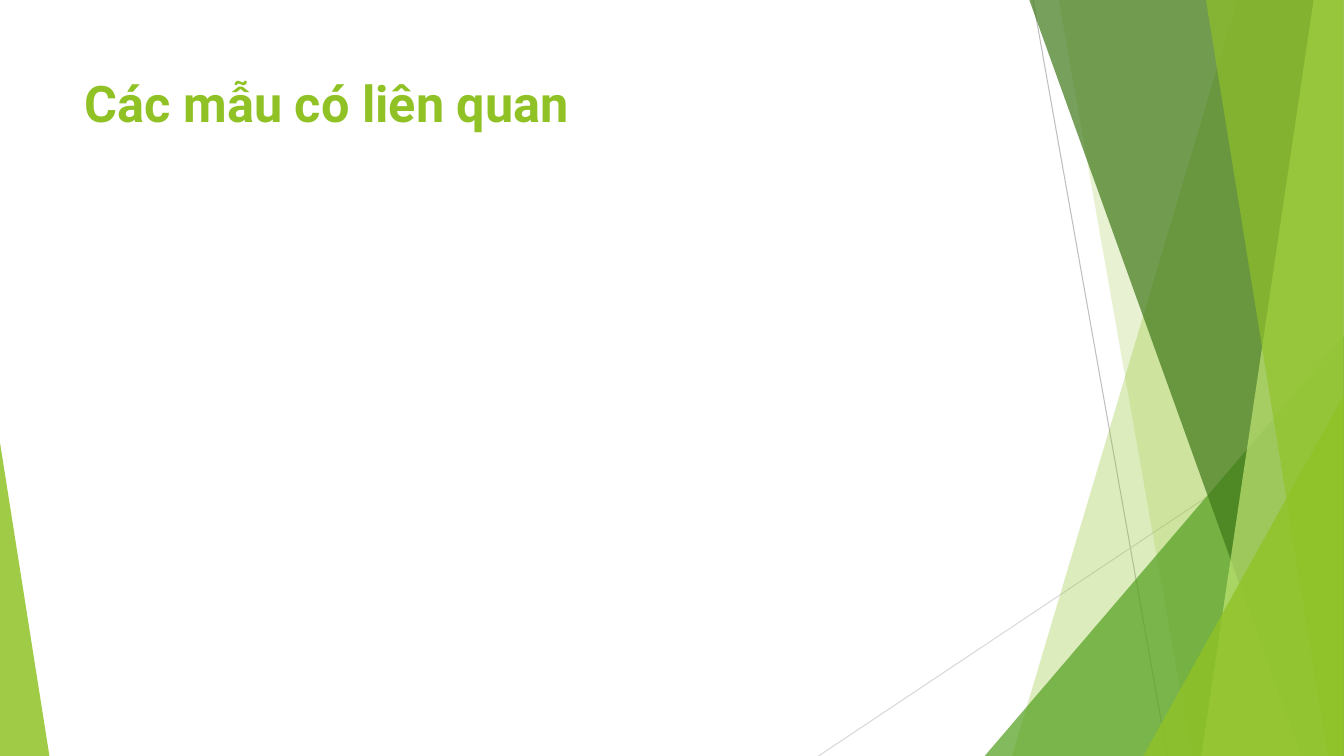
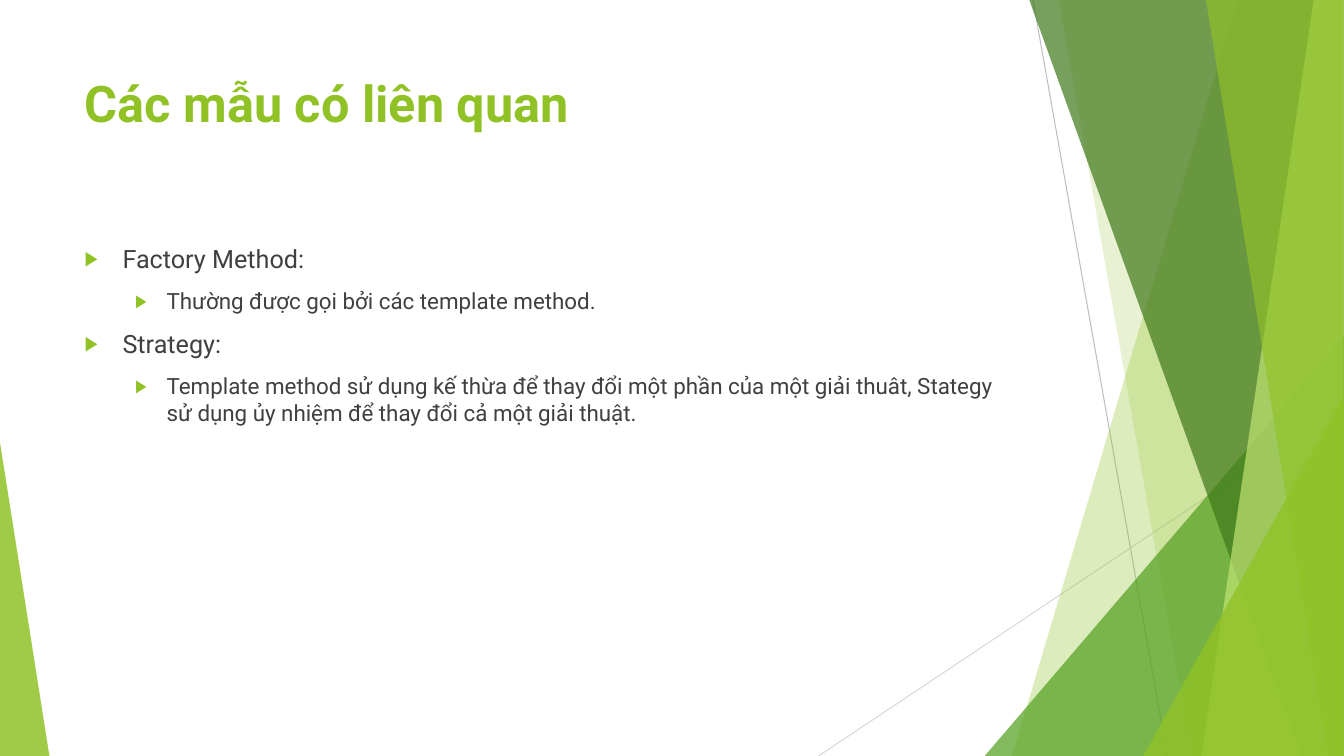
Before and after one commit to ChrisJamison/design_pattern, a slide deck: slide 10 of Báo cáo cuối kỳ/22. Template Method/Slide.pptx (slide 11 before the commit). Drawn at 1344x756 pixels with LibreOffice and Linux fonts; fonts in the diff are those of the drawing. Boxes give left, top, right and bottom in pixels: in the first picture for what was removed or moved away, otherwise in the second. Text is boxed around its words. In the diff, an @@ line names an element or a change of style, - is before the commit and + after.

Commit message:
Update mẫu template.

```diff
--- a/Báo cáo cuối kỳ/22. Template Method/Slide.pptx
+++ b/Báo cáo cuối kỳ/22. Template Method/Slide.pptx
@@ text added at box(123, 249, 992, 426), 16 pt, text #404040 @@
+▶ Factory Method:
+  ▶ Thường được gọi bởi các template method.
+▶ Strategy:
+  ▶ Template method sử dụng kế thừa để thay đổi một phần của một giải thuât, Stategy sử dụng ủy nhiệm để thay đổi cả một giải thuật.
```
Also in this commit, not shown: 8 other slides changed, 1 slide removed, 3 other files.
